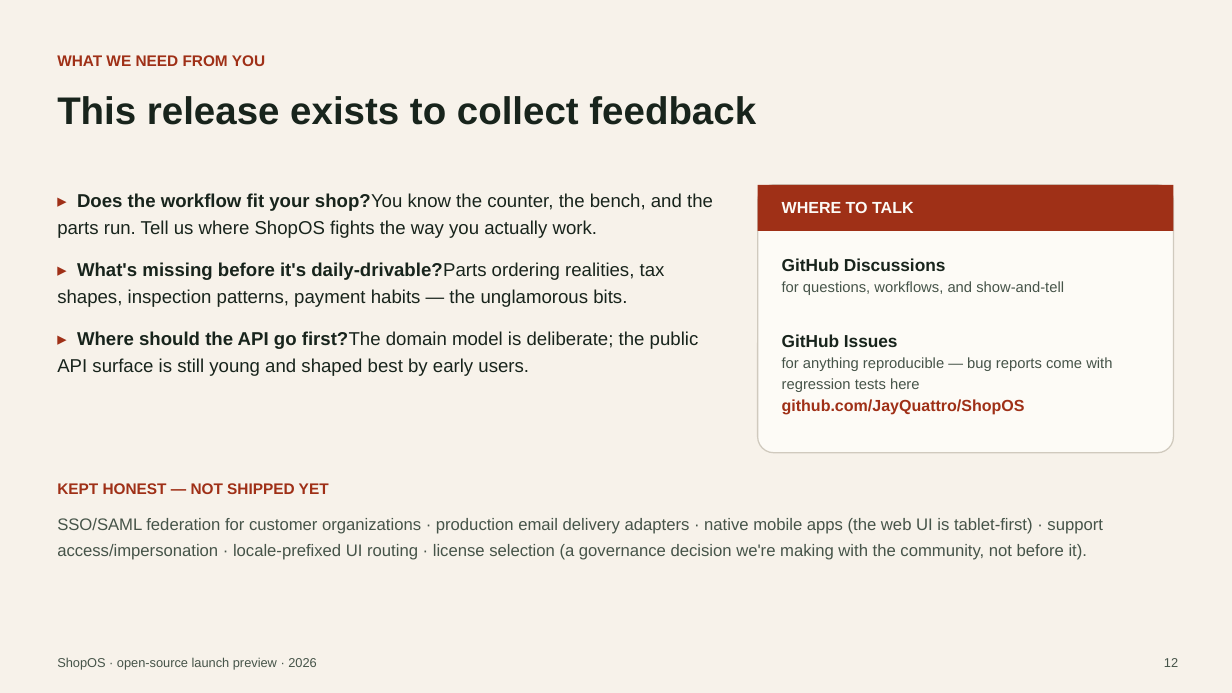
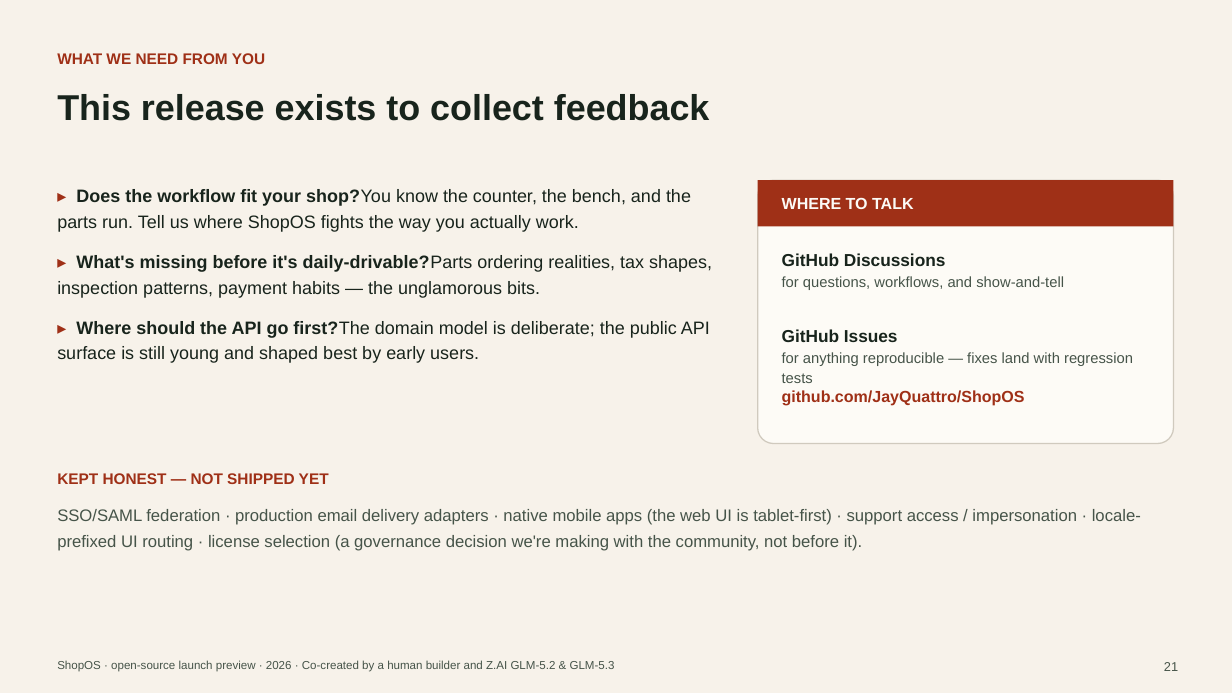
Before and after one commit to JayQuattro/ShopOS, a slide deck: slide 21 of docs/ShopOS-launch-deck.pptx (slide 12 before the commit). Drawn at 1232x693 pixels with LibreOffice and Linux fonts; fonts in the diff are those of the drawing. Boxes give left, top, right and bottom in pixels: in the first picture for what was removed or moved away, otherwise in the second. Text is boxed around its words. In the diff, an @@ line names an element or a change of style, - is before the commit and + after.

Commit message:
Expand launch deck to full 22-slide walkthrough
Covers the whole docs set: vision, features (lifecycle, estimating,
authorization, DVI, parts, billing, international, beyond-the-bay),
platform and architecture (27 modules, 18 ADRs), connectors, a themes
slide rendered from the real warm/light/dark/dusk OKLCH tokens with the
customization surface and roadmap, near-term and big-bet roadmap slides,
deployment, quickstart, and the feedback ask. Adds co-creation
attribution (human + Z.AI GLM-5.2 & 5.3) to the title, footers, and
closing slide.

```diff
--- a/docs/ShopOS-launch-deck.pptx
+++ b/docs/ShopOS-launch-deck.pptx
@@ text "This release exists to collect ..." at (57, 94, 710, 121): size 30 to 28 pt @@
@@ text "▸ Does the workflow fit ..." at (57, 189, 712, 363): size 14.5 to 14 pt; less space between paragraphs @@
@@ rectangle: place and size @@
-rectangle at (758, 185, 1174, 231)
+rectangle at (758, 180, 1174, 226)
@@ rounded rectangle: place and size @@
-rounded rectangle at (758, 185, 1174, 453)
+rounded rectangle at (758, 180, 1174, 444)
@@ text "WHERE TO TALK": place and size @@
-text "WHERE TO TALK" at (782, 202, 914, 213)
+text "WHERE TO TALK" at (782, 198, 914, 209)
@@ text at (782, 352, 1133, 383): text changed @@
-for anything reproducible — bug reports come with regression tests here
+for anything reproducible — fixes land with regression tests
@@ text "github.com/JayQuattro/ShopOS": place and size @@
-text "github.com/JayQuattro/ShopOS" at (782, 399, 1025, 415)
+text "github.com/JayQuattro/ShopOS" at (782, 390, 1025, 406)
@@ text "KEPT HONEST — NOT SHIPPED ...": place and size @@
-text "KEPT HONEST — NOT SHIPPED ..." at (57, 483, 329, 494)
+text "KEPT HONEST — NOT SHIPPED ..." at (57, 473, 329, 484)
@@ text at (57, 509, 1141, 551): text changed @@
-SSO/SAML federation for customer organizations · production email delivery adapters · native mobile apps (the web UI is tablet-first) · support access/impersonation · locale-prefixed UI routing · license selection (a governance decision we're making with the community, not before it).
+SSO/SAML federation · production email delivery adapters · native mobile apps (the web UI is tablet-first) · support access / impersonation · locale-prefixed UI routing · license selection (a governance decision we're making with the community, not before it).
@@ text at (57, 660, 615, 672): text changed; size 10 to 9 pt @@
-ShopOS · open-source launch preview · 2026
+ShopOS · open-source launch preview · 2026 · Co-created by a human builder and Z.AI GLM-5.2 & GLM-5.3
@@ text at (1164, 662, 1178, 671): text changed @@
-12
+21
```
Also in this commit, not shown: 10 other slides changed, 11 slides added, 1 slide removed.
